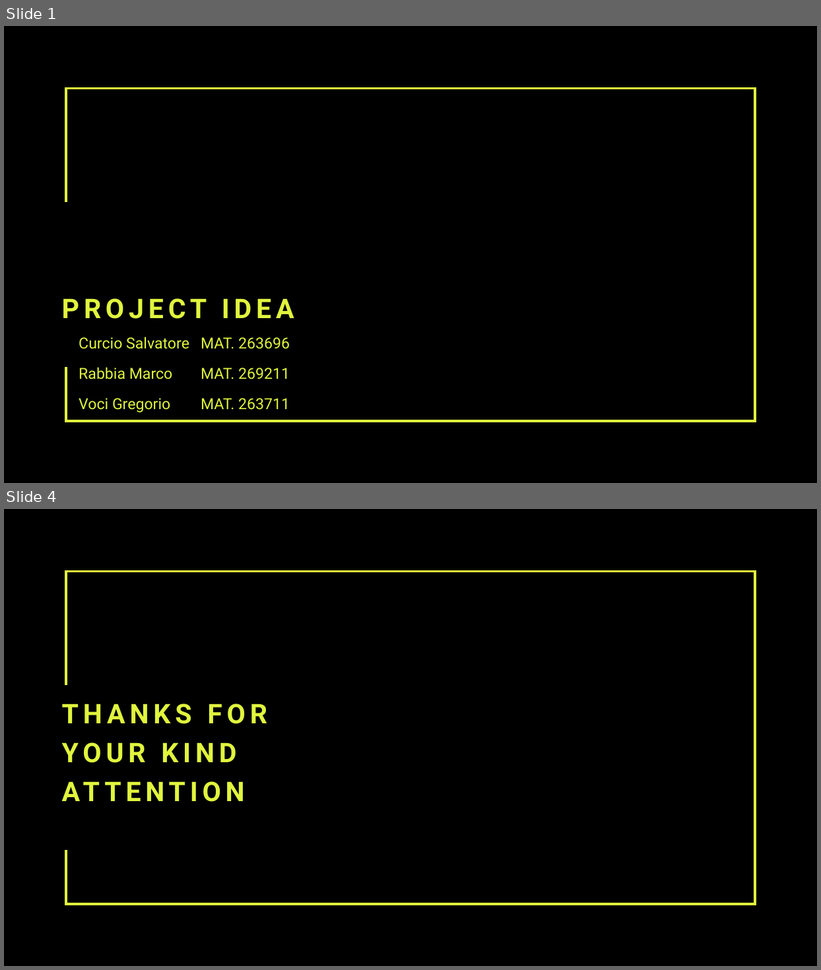
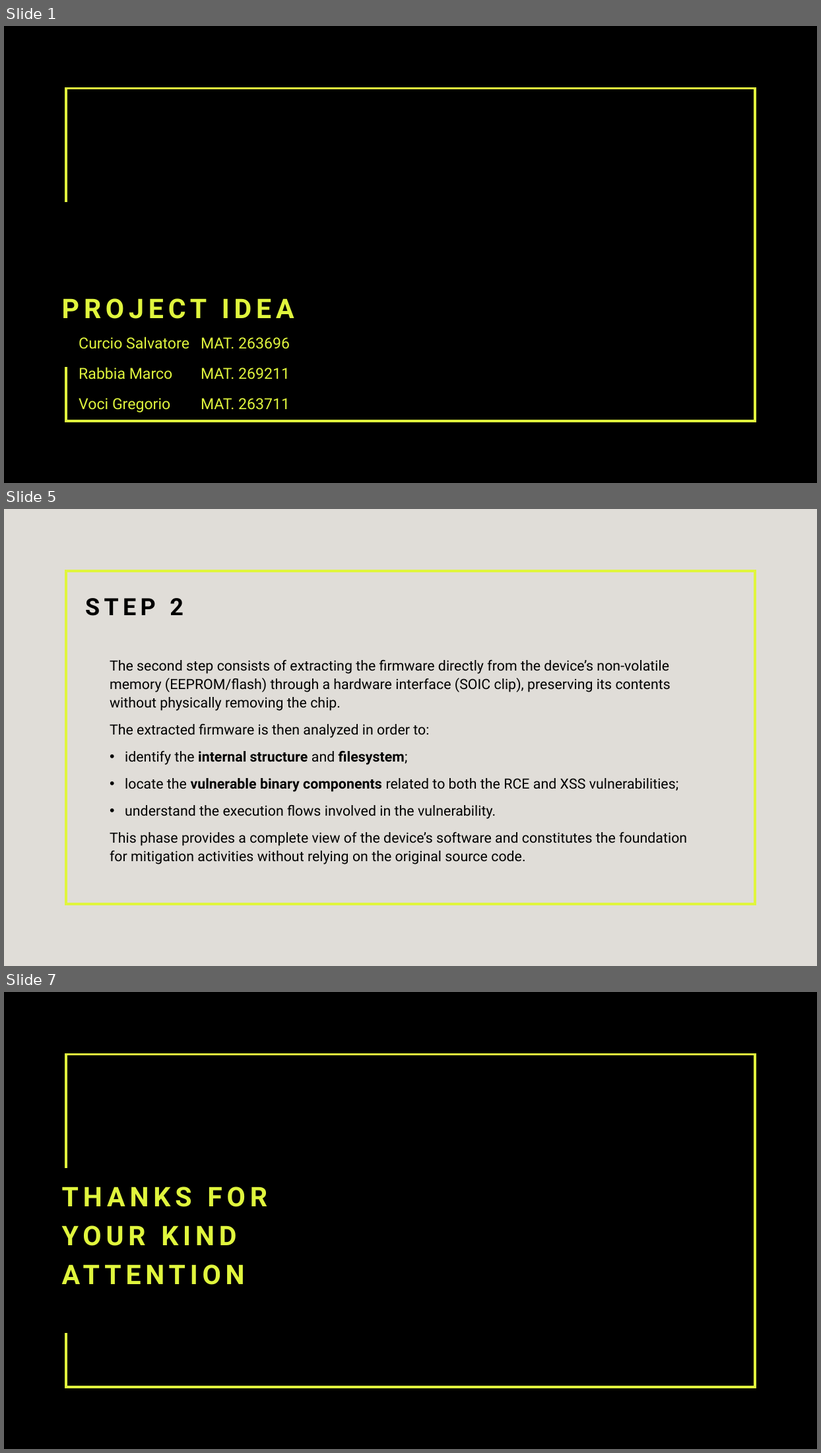
Before and after one commit to Gory-git/progetto_IoT, a slide deck: file/documents/CurcioRabbiaVociPresentation.pptx. Shown one above the other, each under a label of ours: slides 1 and 4 before the commit, slides 1, 5 and 7 after it; the slides between them are not shown. The pictures are 821x970 and 821x1453 pixels, drawn with LibreOffice and Linux fonts; fonts in the diff are those of the drawing; background and template pictures are left out; a plain dark background stands for a picture behind light text. Boxes give left, top, right and bottom in pixels: in the first picture for what was removed or moved away, otherwise in the second. Text is boxed around its words. In the diff, an @@ line names an element or a change of style, - is before the commit and + after.

```diff
--- a/file/documents/CurcioRabbiaVociPresentation.pptx
+++ b/file/documents/CurcioRabbiaVociPresentation.pptx
@@ slide 5 added at (4, 509, 817, 966), background #E0DDD8 @@
@@ rectangle added at (66, 571, 755, 904), outline #E0F53D 3 pt @@
@@ title added at (85, 598, 184, 616), 28 pt, text #000000, bold @@
+STEP 2
@@ text added at (110, 660, 687, 865), 16.6 pt, text #000000 @@
+The second step consists of extracting the firmware directly from the device’s non-volatile memory (EEPROM/flash) through a hardware interface (SOIC clip), preserving its contents without physically removing the chip.
+The extracted firmware is then analyzed in order to:
+• identify the internal structure and filesystem;
+• locate the vulnerable binary components related to both the RCE and XSS vulnerabilities;
+• understand the execution flows involved in the vulnerability.
+This phase provides a complete view of the device’s software and constitutes the foundation for mitigation activities without relying on the original source code.
@@ what was slide 4 is now slide 7 @@
```
Also in this commit, not shown: 4 other slides added, 2 slides removed, 16 other files.
